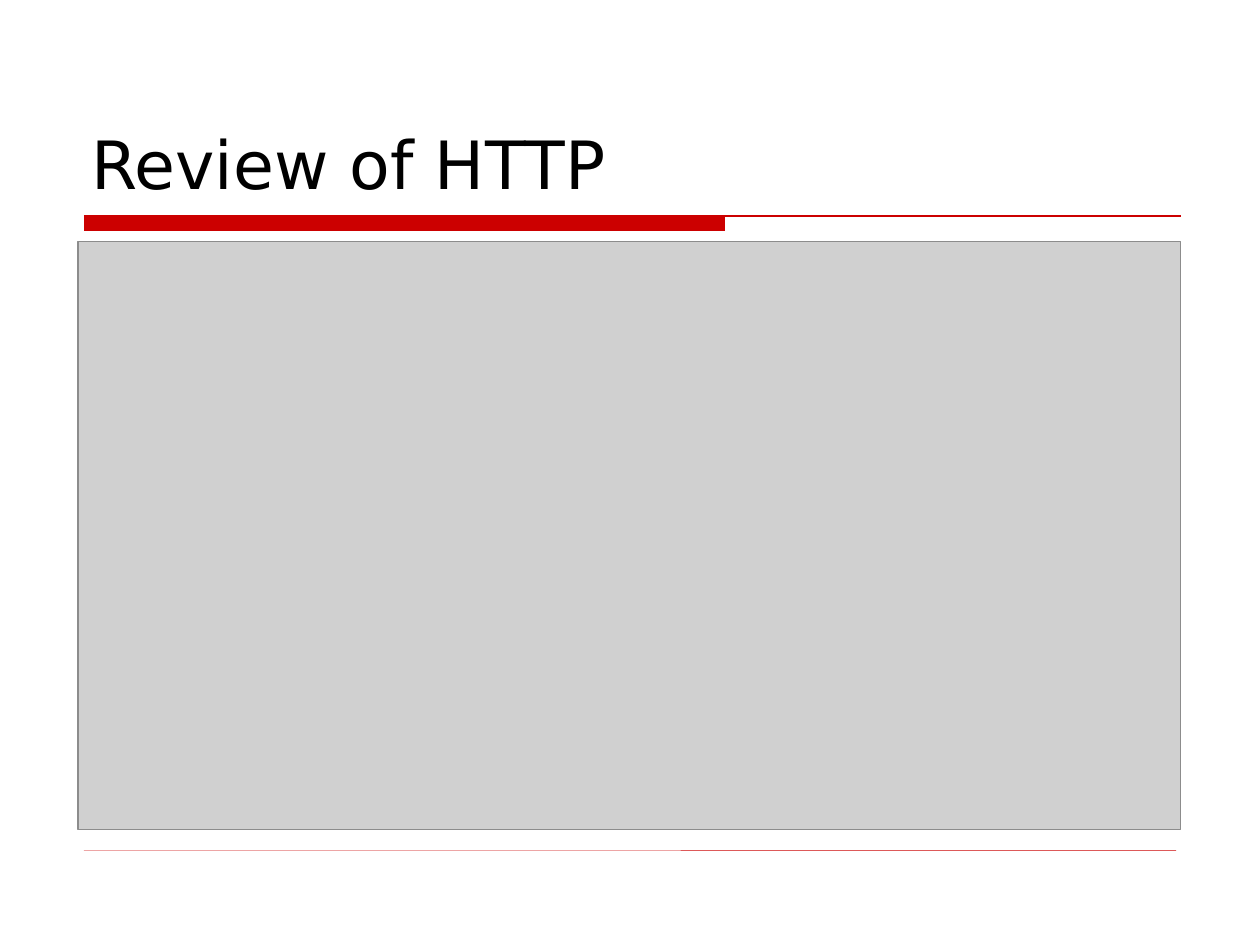
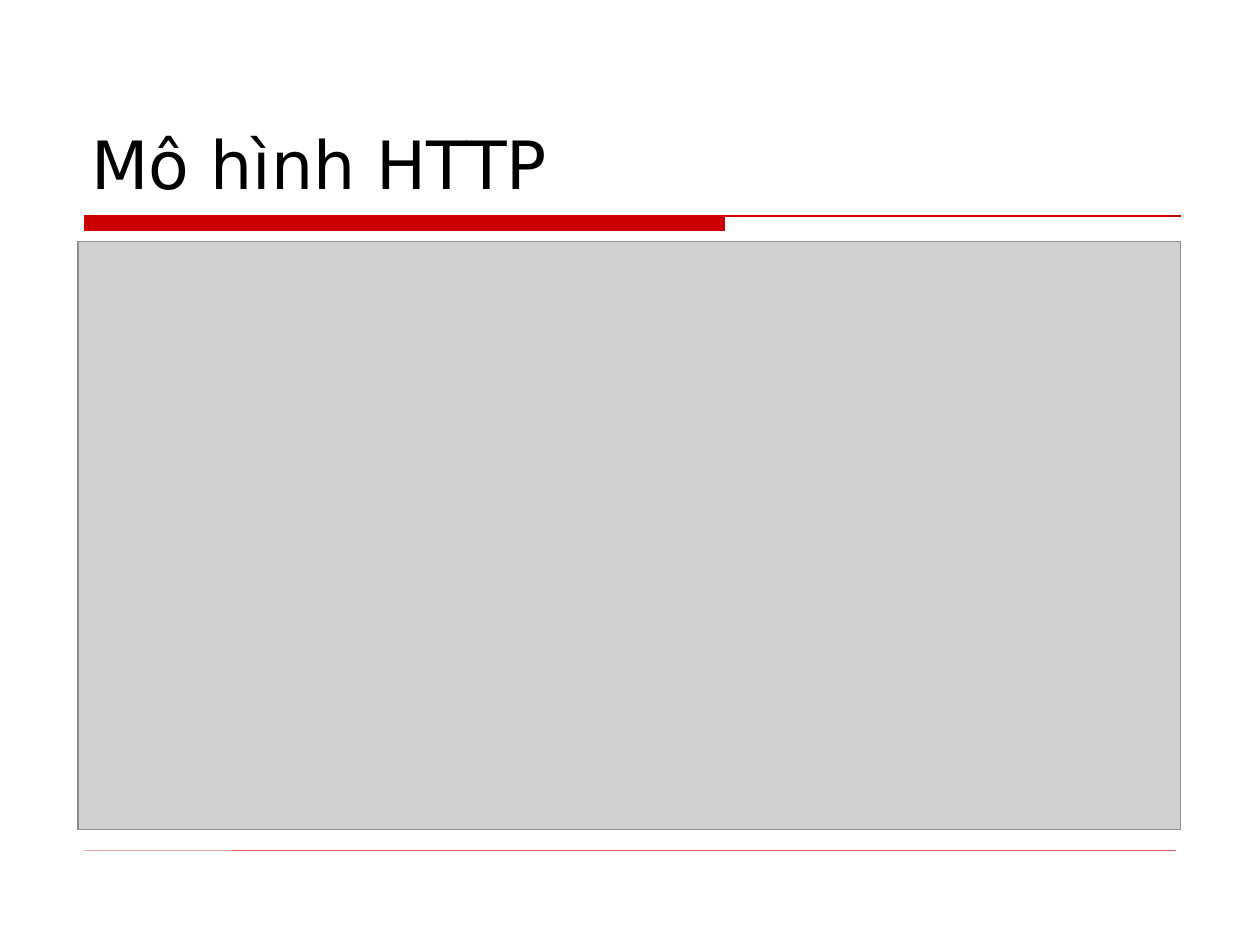
Before and after one commit to phamtuanchip/labs, a slide deck: slide 6 of M1304M-C1304M/j2me/slides/Session10.ppt. Drawn at 1260x945 pixels with LibreOffice and Linux fonts; fonts in the diff are those of the drawing; grey boxes stand for pictures; background and template pictures are left out. Boxes give left, top, right and bottom in pixels: in the first picture for what was removed or moved away, otherwise in the second. Text is boxed around its words. In the diff, an @@ line names an element or a change of style, - is before the commit and + after.

```diff
--- a/M1304M-C1304M/j2me/slides/Session10.ppt
+++ b/M1304M-C1304M/j2me/slides/Session10.ppt
@@ title at (92,135,547,190): text changed @@
-Review of HTTP
+Mô hình HTTP
```
Also in this commit, not shown: 11 other slides changed, 2 slides added, 2 slides removed, 7 other files.
